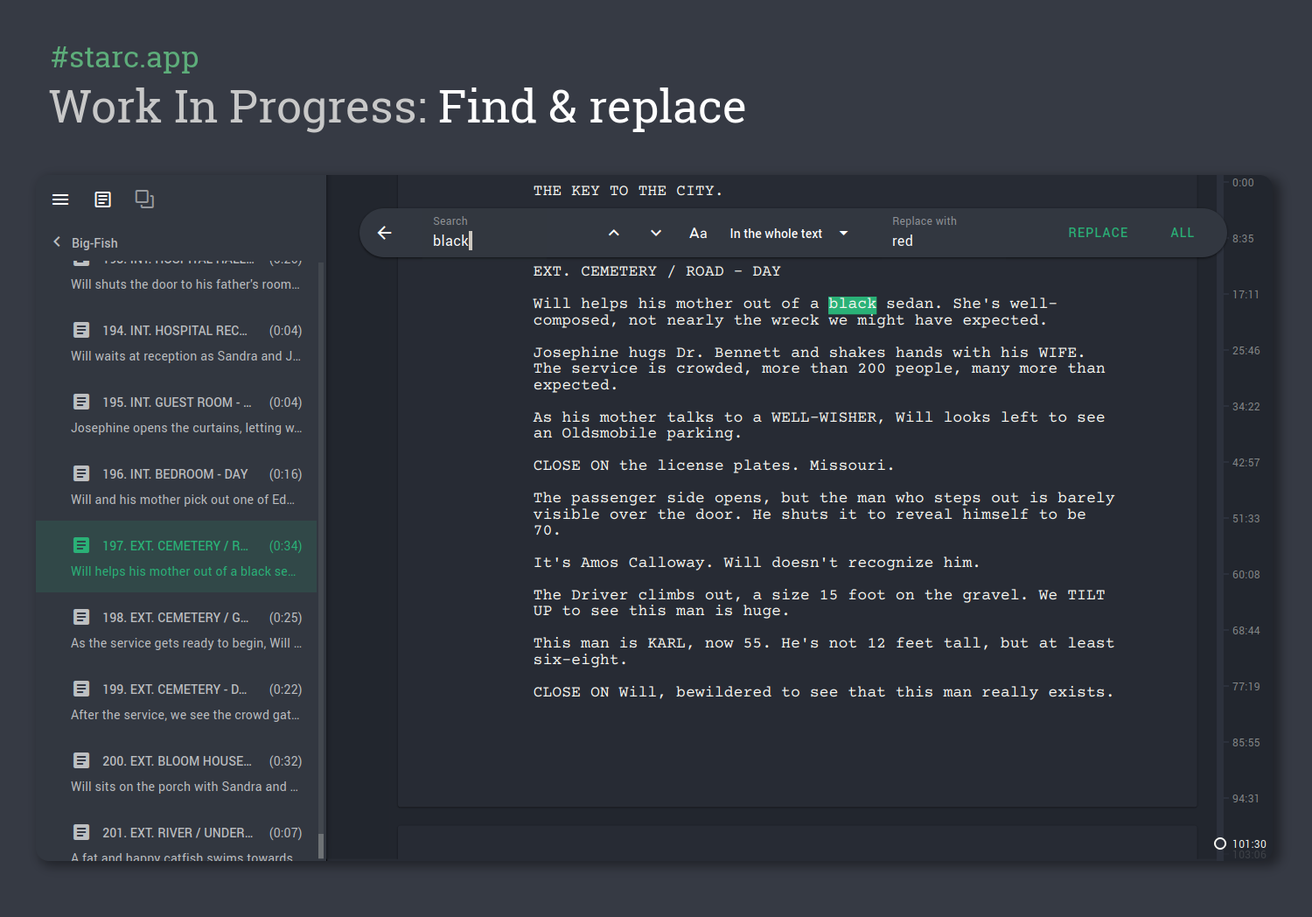
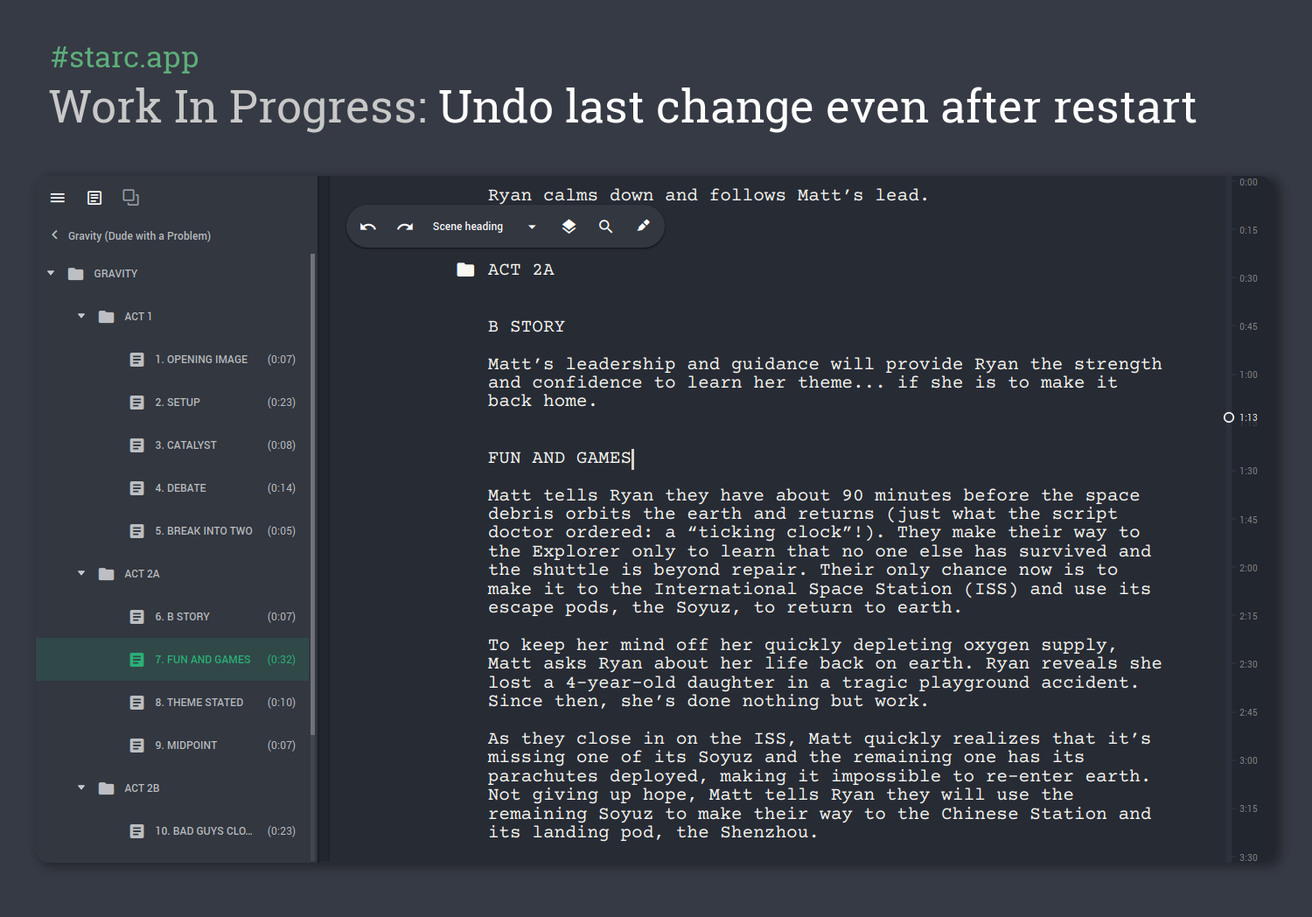
The second (1312, 917) image is a revision of the first. Changes to its layers:
added group "screenplay-undo/redo" with 2 layers in group "dark" over [35, 86, 1273, 863]
added layer "Work In Progress: Undo last ch..." in group "screenplay-undo/redo" over [439, 86, 1197, 133]
added layer "Pasted Layer #4" in group "screenplay-undo/redo" over [35, 175, 1273, 863]
hid group "screenplay-timeline copy" (2 layers) over [35, 87, 1273, 861]
